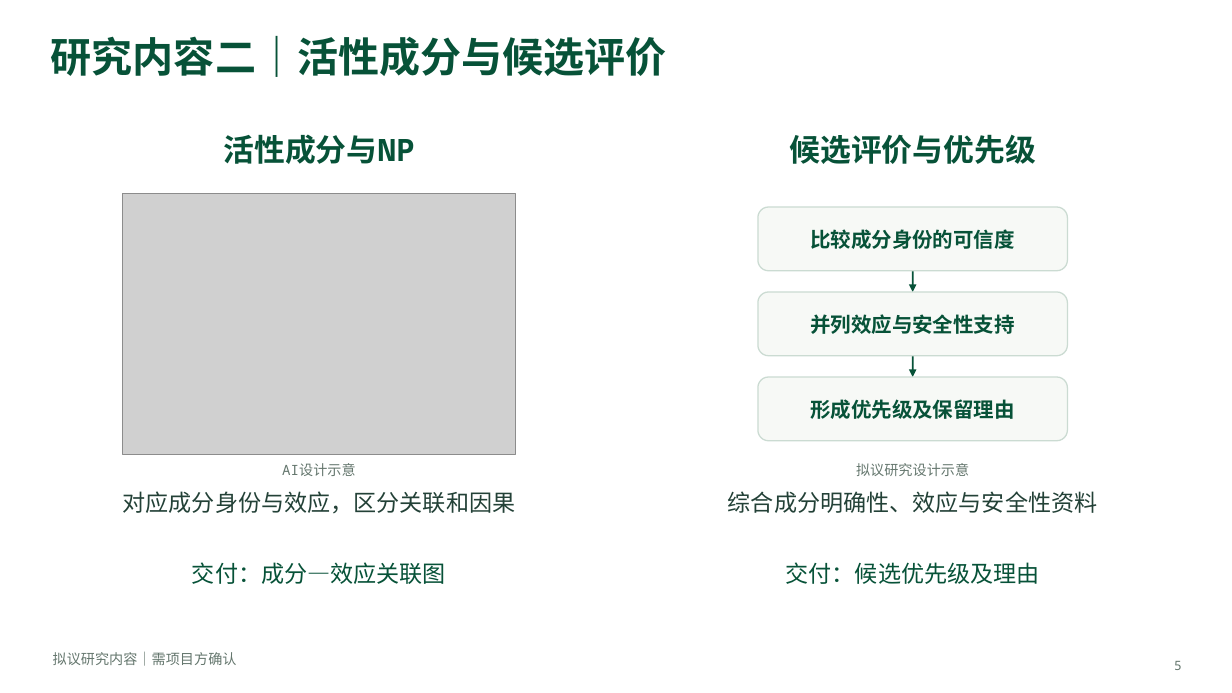
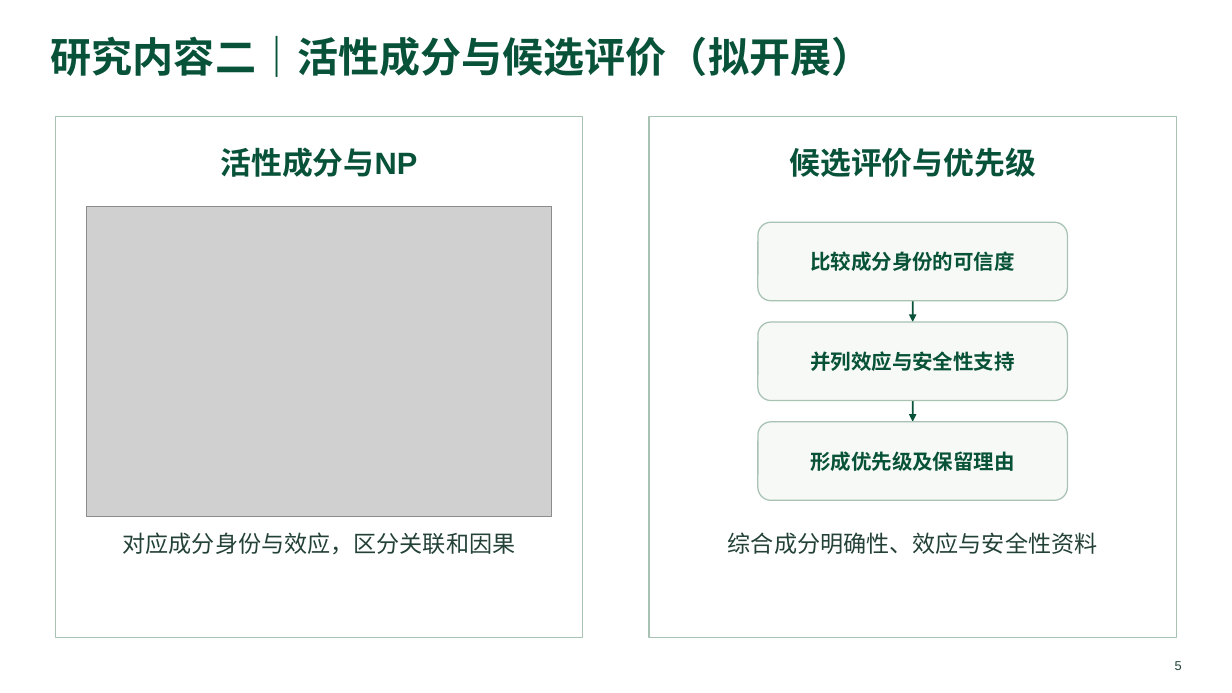
Before and after one commit to yetong0516/research-slide-workflow, a slide deck: slide 5 of examples/natural-antiviral/example.pptx. Drawn at 1232x693 pixels with LibreOffice and Linux fonts; fonts in the diff are those of the drawing; grey boxes stand for pictures. Boxes give left, top, right and bottom in pixels: in the first picture for what was removed or moved away, otherwise in the second. Text is boxed around its words. In the diff, an @@ line names an element or a change of style, - is before the commit and + after.

Commit message:
Refine slide hierarchy and topic frames with Chinese and Latin fonts

```diff
--- a/examples/natural-antiviral/example.pptx
+++ b/examples/natural-antiviral/example.pptx
@@ text at (x1=51, y1=36, x2=873, y2=77): text changed; font Noto Sans Mono to Arial @@
-研究内容二｜活性成分与候选评价
+研究内容二｜活性成分与候选评价（拟开展）
@@ rectangle added at (x1=55, y1=116, x2=583, y2=638), fill #FFFFFF, outline #A8C3B4 1.1 pt @@
@@ rectangle added at (x1=650, y1=116, x2=1177, y2=638), fill #FFFFFF, outline #A8C3B4 1.1 pt @@
@@ text "活性成分与NP" moved from (x1=224, y1=134, x2=415, y2=164) to (x1=221, y1=147, x2=418, y2=177) @@
@@ text "候选评价与优先级" moved from (x1=790, y1=134, x2=1036, y2=164) to (x1=789, y1=147, x2=1035, y2=177) @@
@@ picture resized from (x1=123, y1=193, x2=516, y2=455) to (x1=86, y1=206, x2=552, y2=517) @@
@@ rounded rectangle resized from (x1=758, y1=207, x2=1067, y2=271) to (x1=758, y1=222, x2=1067, y2=300) @@
@@ text "比较成分身份的可信度" moved from (x1=810, y1=229, x2=1015, y2=249) to (x1=810, y1=251, x2=1015, y2=271) @@
@@ rounded rectangle resized from (x1=758, y1=292, x2=1067, y2=356) to (x1=758, y1=322, x2=1067, y2=400) @@
@@ text "并列效应与安全性支持" moved from (x1=810, y1=314, x2=1015, y2=334) to (x1=810, y1=351, x2=1015, y2=371) @@
@@ arrow moved from (913, 271) - (913, 292) to (913, 300) - (913, 322) @@
@@ arrow moved from (913, 356) - (913, 377) to (913, 400) - (913, 422) @@
@@ outline #CBDBD2 1 pt to #A8C3B4 1 pt in 3 elements at (x1=758, y1=222, x2=1067, y2=300), (x1=758, y1=322, x2=1067, y2=400), (x1=758, y1=422, x2=1067, y2=501) @@
@@ rounded rectangle resized from (x1=758, y1=377, x2=1067, y2=441) to (x1=758, y1=422, x2=1067, y2=501) @@
@@ text "形成优先级及保留理由" moved from (x1=810, y1=399, x2=1015, y2=419) to (x1=810, y1=451, x2=1015, y2=471) @@
@@ text removed at (x1=282, y1=463, x2=356, y2=476) @@
-AI设计示意
@@ text removed at (x1=856, y1=463, x2=969, y2=476) @@
-拟议研究设计示意
@@ text "对应成分身份与效应，区分关联和因果" moved from (x1=123, y1=491, x2=516, y2=514) to (x1=123, y1=532, x2=516, y2=555) @@
@@ font Noto Sans Mono to Arial in 7 elements at (x1=789, y1=147, x2=1035, y2=177), (x1=810, y1=251, x2=1015, y2=271), (x1=810, y1=351, x2=1015, y2=371), (x1=810, y1=451, x2=1015, y2=471), (x1=123, y1=532, x2=516, y2=555), (x1=221, y1=147, x2=418, y2=177), (x1=728, y1=532, x2=1098, y2=554) @@
@@ text "综合成分明确性、效应与安全性资料" moved from (x1=728, y1=491, x2=1098, y2=513) to (x1=728, y1=532, x2=1098, y2=554) @@
@@ text removed at (x1=192, y1=562, x2=446, y2=584) @@
-交付：成分—效应关联图
@@ text removed at (x1=786, y1=562, x2=1040, y2=584) @@
-交付：候选优先级及理由
@@ text removed at (x1=53, y1=652, x2=237, y2=666) @@
-拟议研究内容｜需项目方确认
@@ text "5" at (x1=1175, y1=661, x2=1182, y2=670): font Noto Sans Mono to Arial, text colour #65776E to #234137 @@
```
Also in this commit, not shown: 7 other slides changed, 18 other files.
